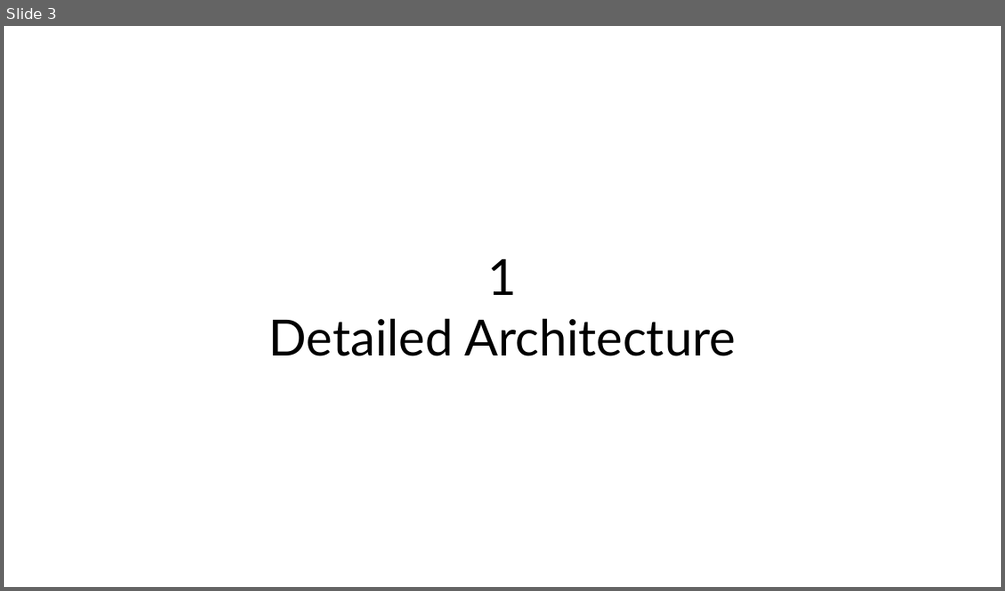
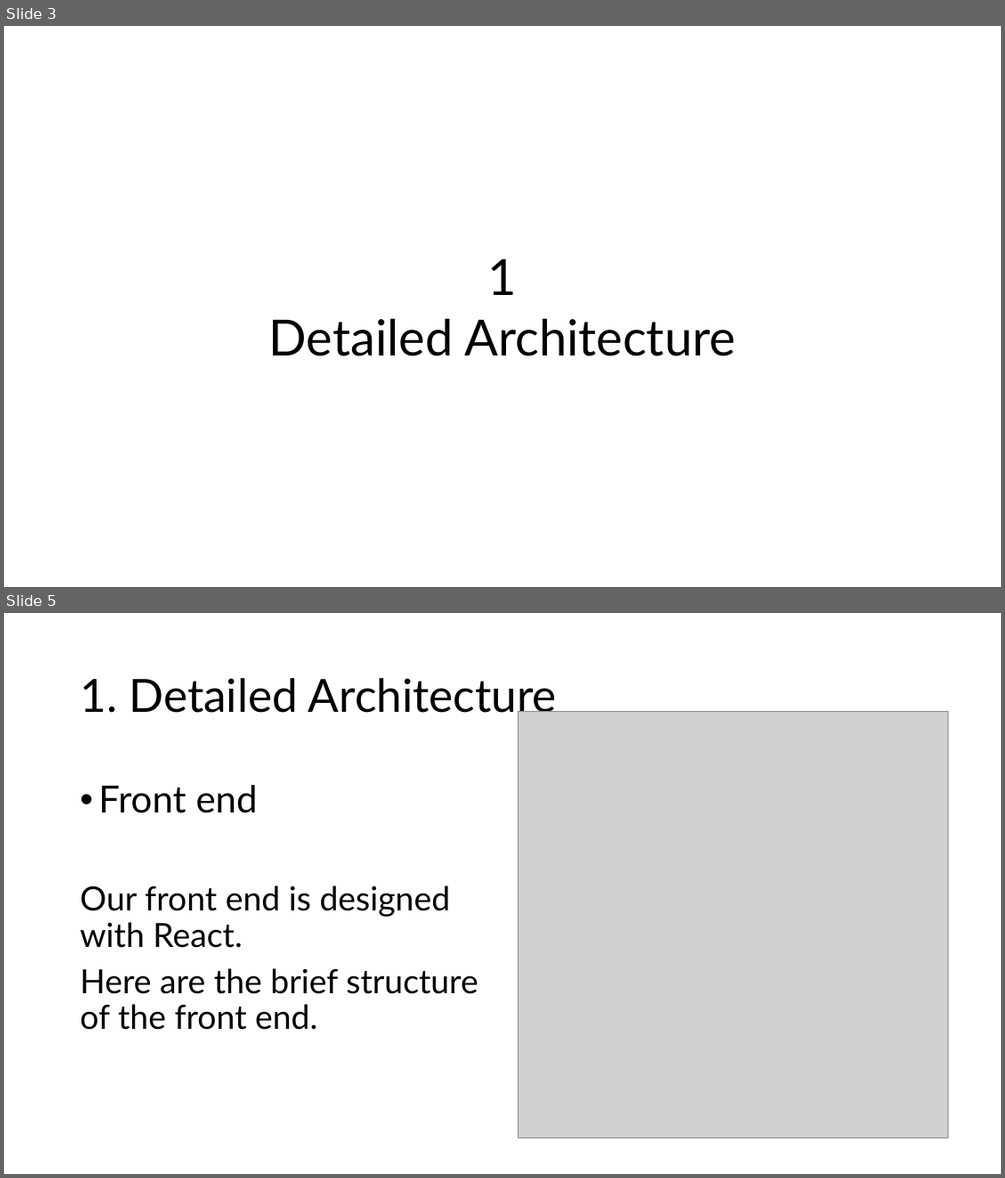
Before and after one commit to SilentStars/TEDTalksDataMining, a slide deck: Documents/Documents&Slides/ElaborationStep.pptx. Shown one above the other, each under a label of ours: slide 3 before the commit, slides 3 and 5 after it; the slides between them are not shown. The pictures are 1005x591 and 1005x1178 pixels, drawn with LibreOffice and Linux fonts; fonts in the diff are those of the drawing; grey boxes stand for pictures. Boxes give left, top, right and bottom in pixels: in the first picture for what was removed or moved away, otherwise in the second. Text is boxed around its words. In the diff, an @@ line names an element or a change of style, - is before the commit and + after.

```diff
--- a/Documents/Documents&Slides/ElaborationStep.pptx
+++ b/Documents/Documents&Slides/ElaborationStep.pptx
@@ slide 5 added at (4,613,1001,1174), background #FFFFFF @@
@@ title added at (80,678,557,720), 44 pt, text #000000 @@
+1. Detailed Architecture
@@ picture added at (518,711,947,1138) @@
@@ text added at (80,785,477,1030), 32 pt, text #000000 @@
+• Front end
+Our front end is designed with React.
+Here are the brief structure of the front end.
```
Also in this commit, not shown: 5 slides changed, 14 other slides added.
